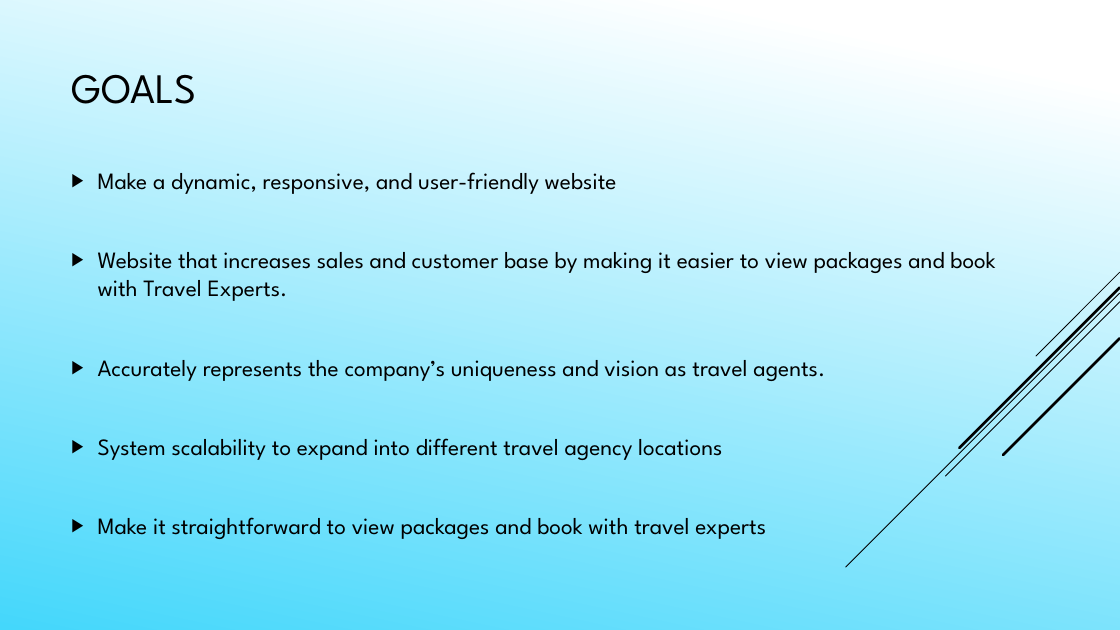
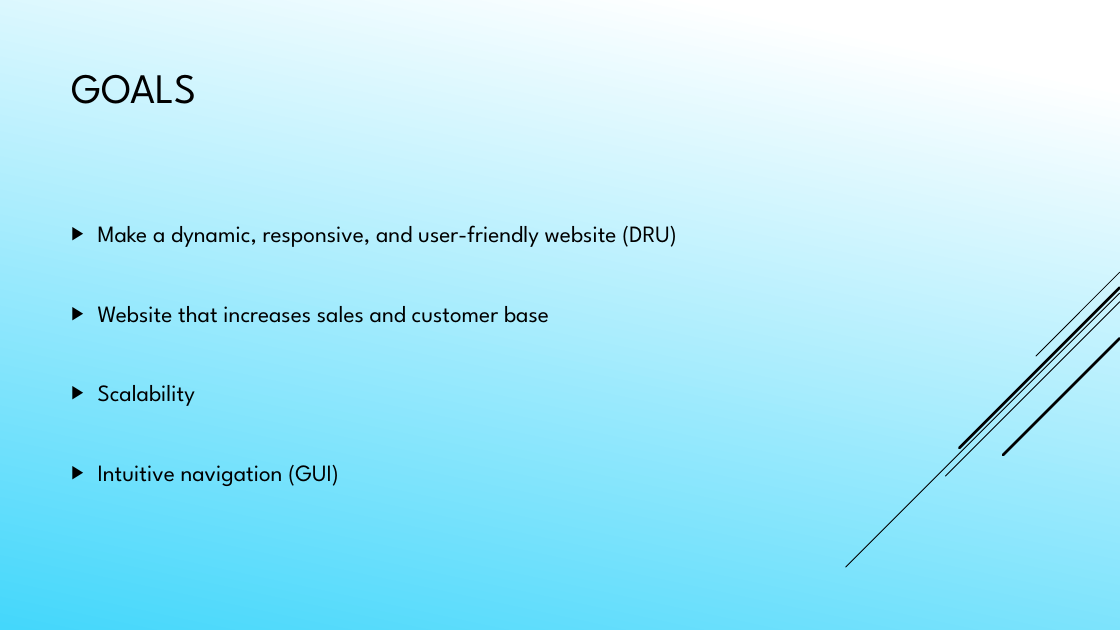
Before and after one commit to Daefikio/OOD2018Team2pro, a slide deck: slide 6 of Presentation Powerpoint.pptx (slide 4 before the commit). Drawn at 1120x630 pixels with LibreOffice and Linux fonts; fonts in the diff are those of the drawing. Boxes give left, top, right and bottom in pixels: in the first picture for what was removed or moved away, otherwise in the second. Text is boxed around its words. In the diff, an @@ line names an element or a change of style, - is before the commit and + after.

```diff
--- a/Presentation Powerpoint.pptx
+++ b/Presentation Powerpoint.pptx
@@ text at (98,225,677,486): text changed @@
-▶ Make a dynamic, responsive, and user-friendly website
-▶ Website that increases sales and customer base by making it easier to view packages and book with Travel Experts.
-▶ Accurately represents the company’s uniqueness and vision as travel agents.
-▶ System scalability to expand into different travel agency locations
-▶ Make it straightforward to view packages and book with travel experts
+▶ Make a dynamic, responsive, and user-friendly website (DRU)
+▶ Website that increases sales and customer base
+▶ Scalability
+▶ Intuitive navigation (GUI)
```
Also in this commit, not shown: 9 other slides changed, 3 slides added, 2 slides removed, 1 other file.
